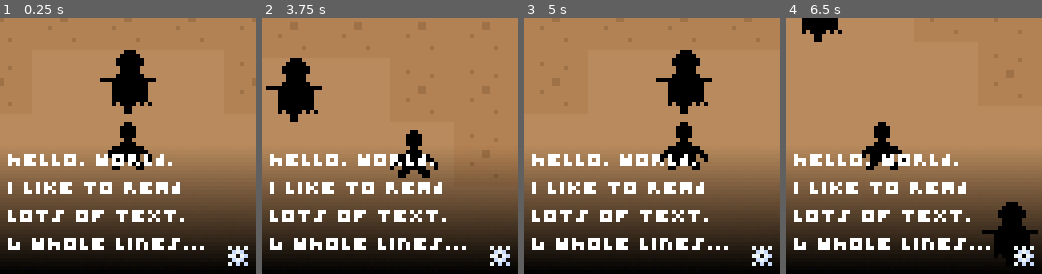
Above: before the commit, frames 1-4 (left to right).
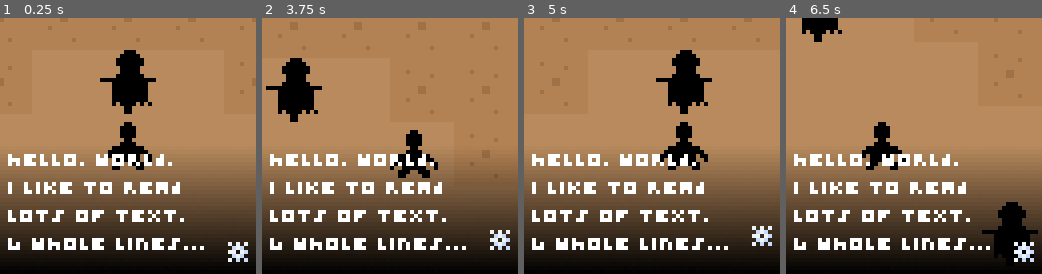
Above: after the commit, the same moments.

Repository: ItsSeaJay/LOWREZJAM2019
Game: Godot game, scene res://Game.tscn
The game is run twice, just before and just after one commit, with the same random seed, the same clock (stepped at 60 frames per second) and the same inputs. Sound files missing from this copy of the repository are replaced by a short silence.
Inputs:
- Up to frame 1 (0.25 s): no input
- Up to frame 2 (3.75 s): tap Enter at 0.5 s; hold Right (move_right) 0.53-1.28 s; hold Z (combat_aim) 0.53-1.28 s; hold Down (move_down) 1.28-2.03 s; tap X (combat_attack) at 1.35, 2.85 s; hold Right (move_right) 2.03-2.78 s; hold Z (combat_aim) 2.03-2.78 s; hold Up (move_up) 2.78-3.53 s; hold Left (move_left) from 3.53 s (still down); hold Z (combat_aim) from 3.53 s (still down)
- Up to frame 3 (5 s): keep holding Left (move_left); release Z (combat_aim) at 4.28 s; tap X (combat_attack) at 4.35 s
- Up to frame 4 (6.5 s): release Left (move_left) at 5.03 s; hold Down (move_down) 5.03-5.78 s; hold Z (combat_aim) 5.03-5.78 s; hold Right (move_right) from 5.78 s (still down); tap X (combat_attack) at 5.85 s

The runs differ from the first frame. In frame 1, 0.6% of the frame differs, in the area x 89-97%, y 87-97%; in frame 2, 0.7%; in frame 3, 0.8%, in the area x 89-97%, y 81-97%; in frame 4, 0.6%.

Commit message:
Add wave shader to dialogue box cursor

Diff:
--- a/godot/interface/dialogue/DialogueBox.tscn
+++ b/godot/interface/dialogue/DialogueBox.tscn
@@ -13,6 +13,23 @@
 margin_right = 2.0
 margin_top = 2.0
 margin_bottom = 2.0
+
+[sub_resource type="Shader" id=3]
+code = "shader_type canvas_item;
+
+uniform float wave_height = 1.0f;
+uniform float wave_offset = 0.0f;
+uniform float wave_speed = 1.0f;
+
+void vertex() {
+	VERTEX.y += sin(TIME * wave_speed) * wave_height + wave_offset;
+}"
+
+[sub_resource type="ShaderMaterial" id=4]
+shader = SubResource( 3 )
+shader_param/wave_height = 3.0
+shader_param/wave_offset = -2.0
+shader_param/wave_speed = 1.0
 
 [node name="DialogueBox" type="Control"]
 anchor_right = 1.0
@@ -92,6 +109,7 @@
 alignment = 2
 
 [node name="TextureRect" type="TextureRect" parent="HBoxContainer/VBoxContainer/PanelContainer/HBoxContainer/VBoxContainer"]
+material = SubResource( 4 )
 margin_top = 23.0
 margin_right = 5.0
 margin_bottom = 28.0
Not shown: 1 places in godot/interface/dialogue/DialogueBox.tscn that only renumber resources
